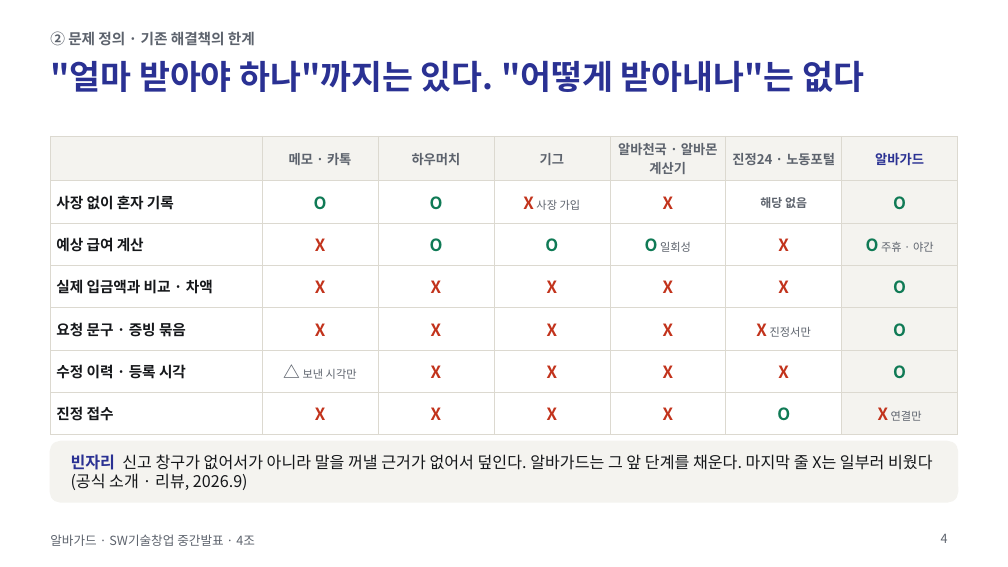
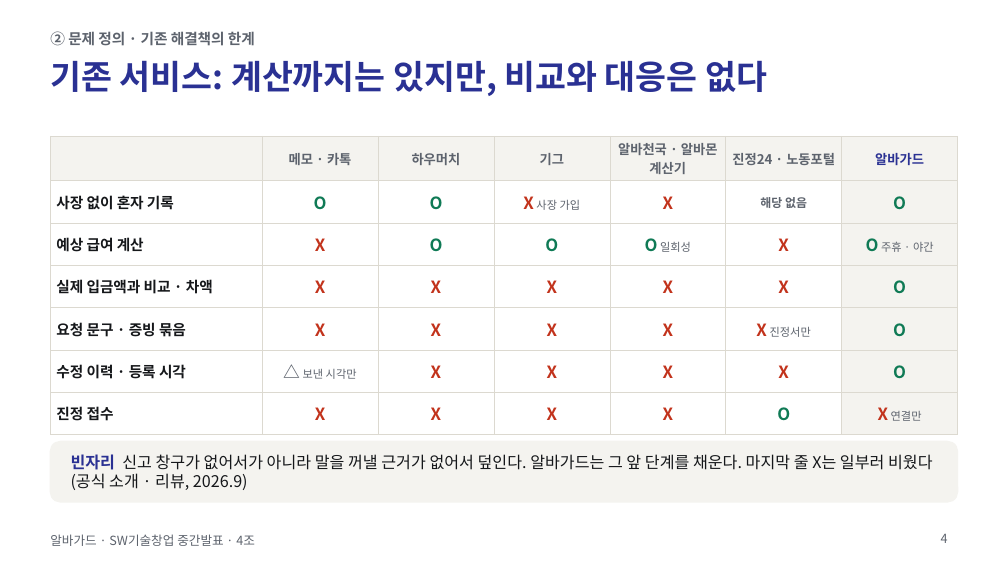
Before and after one commit to jihooni217/albaguard, a slide deck: slide 4 of docs/06_중간발표_PPT.pptx. Drawn at 1008x567 pixels with LibreOffice and Linux fonts; fonts in the diff are those of the drawing. Boxes give left, top, right and bottom in pixels: in the first picture for what was removed or moved away, otherwise in the second. Text is boxed around its words. In the diff, an @@ line names an element or a change of style, - is before the commit and + after.

```diff
--- a/docs/06_중간발표_PPT.pptx
+++ b/docs/06_중간발표_PPT.pptx
@@ title at [50, 60, 767, 96]: text changed @@
-"얼마 받아야 하나"까지는 있다. "어떻게 받아내나"는 없다
+기존 서비스: 계산까지는 있지만, 비교와 대응은 없다
```
Also in this commit, not shown: 8 other slides changed.
